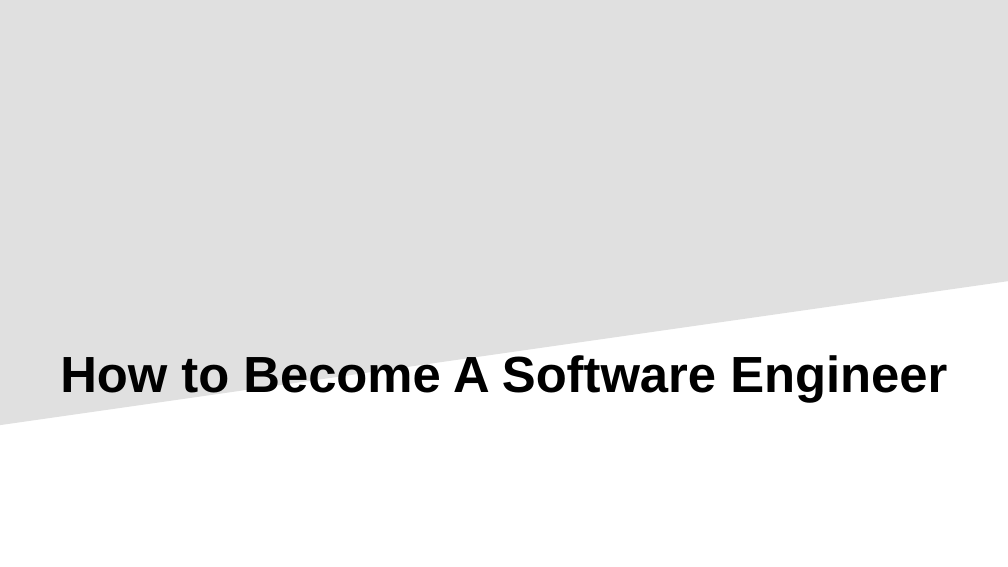
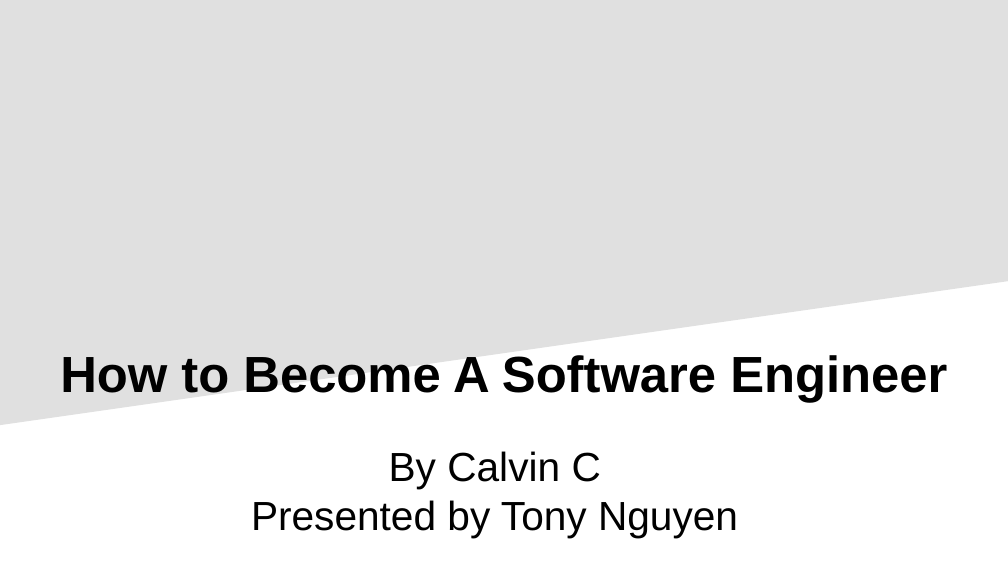
Before and after one commit to tonyern/techlahoma-lightning-talk-slides, a slide deck: slide 1 of Lightning Talk.odp. Drawn at 1008x567 pixels with LibreOffice and Linux fonts; fonts in the diff are those of the drawing. Boxes give left, top, right and bottom in pixels: in the first picture for what was removed or moved away, otherwise in the second. Text is boxed around its words. In the diff, an @@ line names an element or a change of style, - is before the commit and + after.

```diff
--- a/Lightning Talk.odp
+++ b/Lightning Talk.odp
@@ subtitle "By Calvin C": place and size @@
-subtitle "By Calvin C" at (27, 424, 908, 567)
+subtitle "By Calvin C" at (251, 451, 738, 537)
@@ subtitle "By Calvin C" at (251, 451, 738, 537): text colour #FFFFFF to #000000 @@
```
Also in this commit, not shown: 5 other slides changed, 1 slide added.
